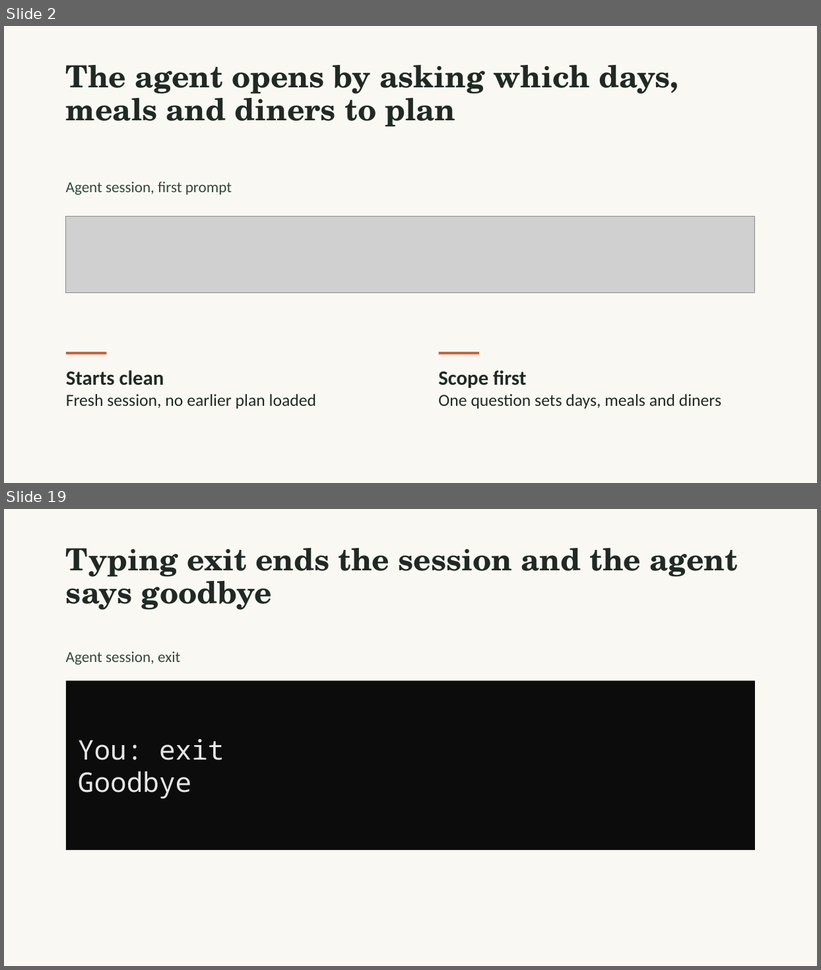
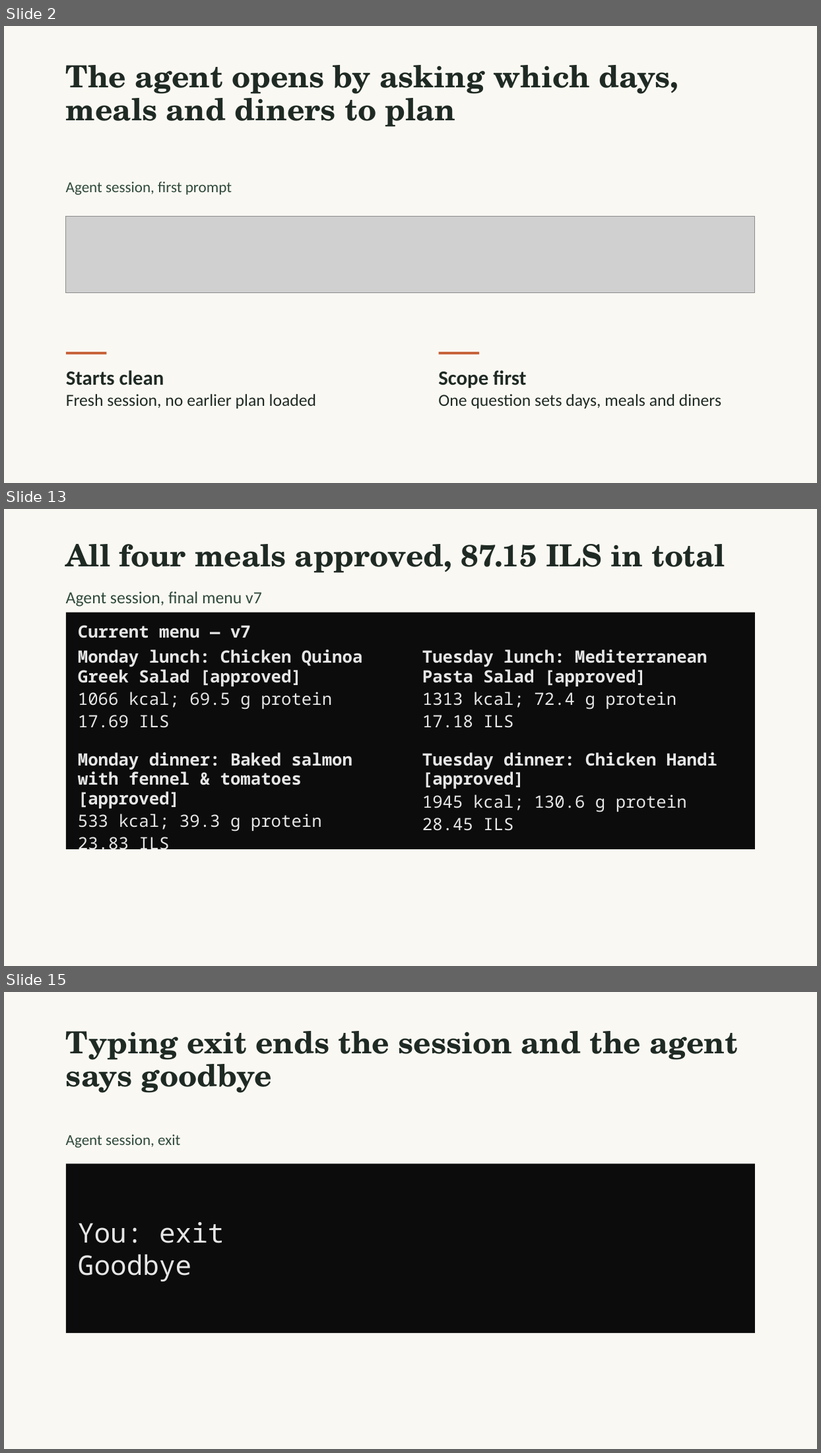
Before and after one commit to gabrieleguetta/ai-workshop-project, a slide deck: MVP-Presentation.pptx. Shown one above the other, each under a label of ours: slides 2 and 19 before the commit, slides 2, 13 and 15 after it; the slides between them are not shown. The pictures are 821x970 and 821x1453 pixels, drawn with LibreOffice and Linux fonts; fonts in the diff are those of the drawing; grey boxes stand for pictures. Boxes give left, top, right and bottom in pixels: in the first picture for what was removed or moved away, otherwise in the second. Text is boxed around its words. In the diff, an @@ line names an element or a change of style, - is before the commit and + after.

```diff
--- a/MVP-Presentation.pptx
+++ b/MVP-Presentation.pptx
@@ slide 13 added at (4, 509, 817, 966), background #FAF8F3 @@
@@ title added at (66, 544, 725, 573), 36 pt, text #1F2A24, bold @@
+All four meals approved, 87.15 ILS in total
@@ text added at (66, 591, 262, 607), 20 pt, text #2F4A3A @@
+Agent session, final menu v7
@@ rectangle added at (66, 612, 756, 850), fill #0C0C0C @@
@@ text added at (78, 625, 251, 638), 20 pt, text #E6E6E6, bold @@
+Current menu — v7
@@ text added at (78, 650, 362, 854), 20 pt, text #E6E6E6, bold @@
+Monday lunch: Chicken Quinoa Greek Salad [approved]
+1066 kcal; 69.5 g protein
+17.69 ILS
+Monday dinner: Baked salmon with fennel & tomatoes [approved]
+533 kcal; 39.3 g protein
+23.83 ILS
@@ text added at (422, 650, 717, 831), 20 pt, text #E6E6E6, bold @@
+Tuesday lunch: Mediterranean Pasta Salad [approved]
+1313 kcal; 72.4 g protein
+17.18 ILS
+Tuesday dinner: Chicken Handi [approved]
+1945 kcal; 130.6 g protein
+28.45 ILS
@@ what was slide 19 is now slide 15 @@
```
Also in this commit, not shown: 8 slides changed, 3 other slides added, 8 slides removed, 3 other files.
